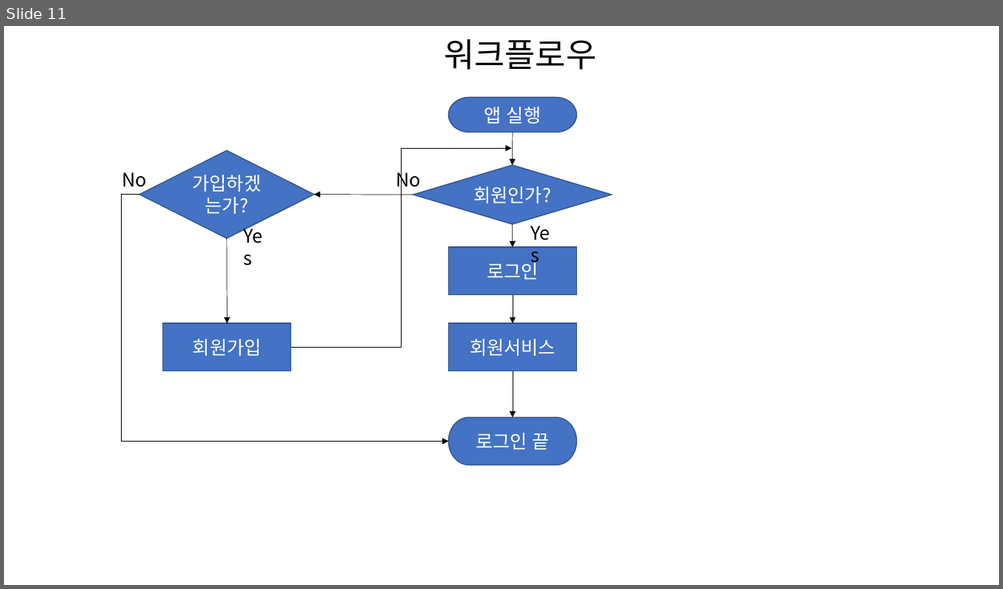
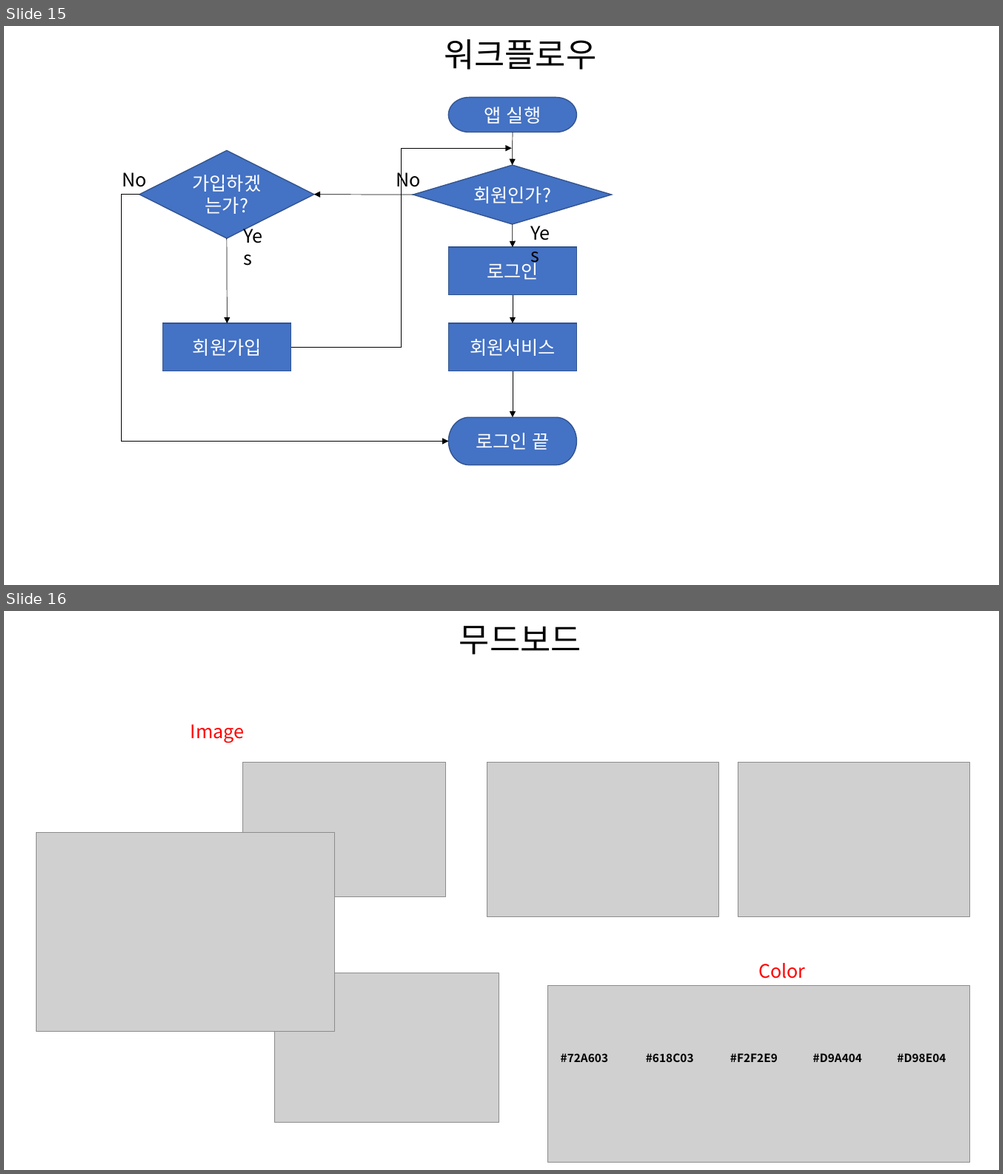
Before and after one commit to seehoonoh/my, a slide deck: 와이어프레임.pptx. Shown one above the other, each under a label of ours: slide 11 before the commit, slides 15 and 16 after it. The pictures are 1003x589 and 1003x1174 pixels, drawn with LibreOffice and Linux fonts; fonts in the diff are those of the drawing; grey boxes stand for pictures. Boxes give left, top, right and bottom in pixels: in the first picture for what was removed or moved away, otherwise in the second. Text is boxed around its words. In the diff, an @@ line names an element or a change of style, - is before the commit and + after.

```diff
--- a/와이어프레임.pptx
+++ b/와이어프레임.pptx
@@ slide 16 added at (4, 611, 999, 1170), background #FFFFFF @@
@@ text added at (459, 626, 581, 655), 32 pt, text #000000 @@
+무드보드
@@ text added at (190, 724, 244, 743), 18 pt, text #FF0000 @@
+Image
@@ picture added at (243, 763, 446, 897) @@
@@ picture added at (486, 763, 719, 917) @@
@@ picture added at (738, 763, 970, 917) @@
@@ picture added at (36, 832, 335, 1032) @@
@@ text added at (758, 963, 805, 979), 18 pt, text #FF0000 @@
+Color
@@ picture added at (275, 973, 498, 1122) @@
@@ picture added at (548, 986, 970, 1163) @@
@@ text added at (560, 1054, 608, 1062), 11 pt, text #000000, bold @@
+#72A603
@@ text added at (646, 1054, 694, 1062), 11 pt, text #000000, bold @@
+#618C03
@@ text added at (730, 1054, 777, 1062), 11 pt, text #000000, bold @@
+#F2F2E9
@@ text added at (813, 1054, 862, 1062), 11 pt, text #000000, bold @@
+#D9A404
@@ text added at (896, 1054, 945, 1062), 11 pt, text #000000, bold @@
+#D98E04
@@ what was slide 11 is now slide 15 @@
```
Also in this commit, not shown: 2 slides changed, 7 other slides added, 4 other files.
